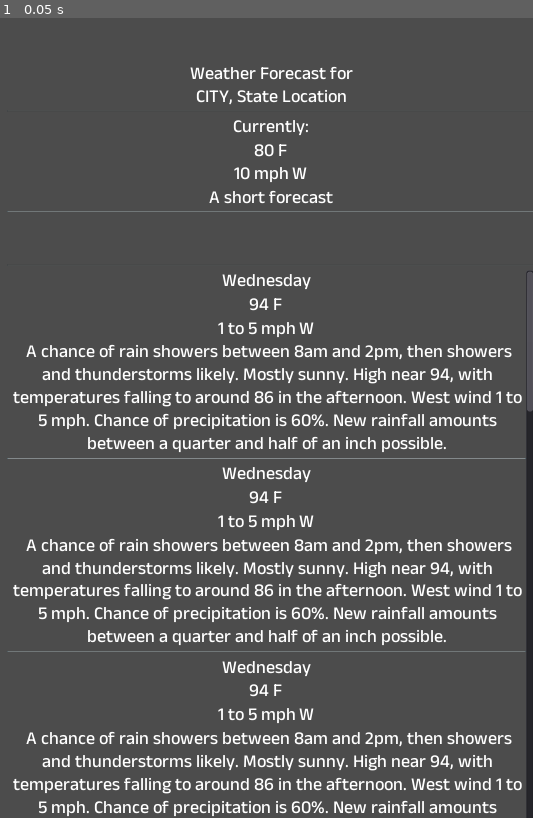
Above: before the commit, frame 1.
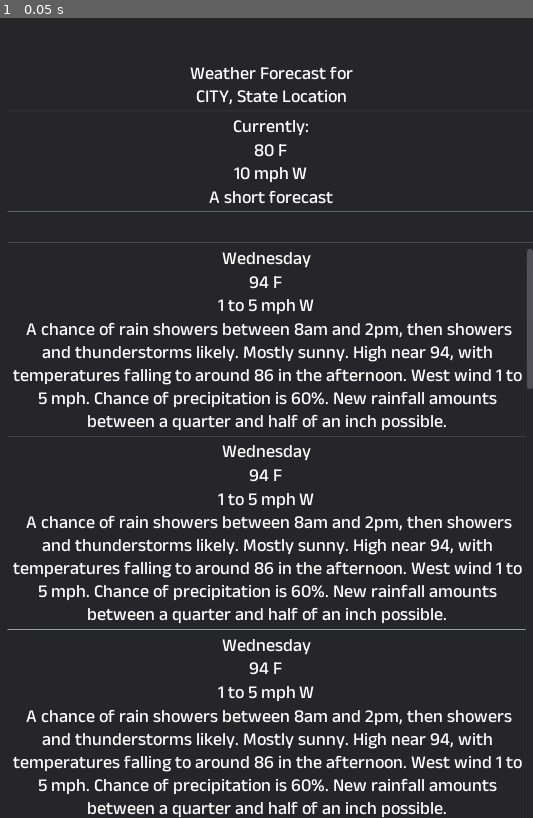
Above: after the commit, the same moment.

Repository: ModeratePrawn/MiniWeather
Game: Godot game, scene res://Main.tscn
Same seed, same stepped clock (60 frames per second), same inputs: the game is played once before the commit and once after it.
Inputs:
- Up to frame 1 (0.05 s): no input

The runs differ from the first frame. In frame 1, 96% of the frame differs, in the area x 0-100%, y 0-100%.
Error in both runs: Invalid get index 'city' (on base: 'Nil'). (res://Main.gd:41)

Commit message:
Minor Update
Minor formatting update. 

*Fix HourlyScroll formatting
*Added Background Color
*Updated font for Hourly Forecast.

Diff:
--- a/Main.tscn
+++ b/Main.tscn
@@ -22,6 +22,10 @@
 
 [node name="GUI" type="CanvasLayer" parent="."]
 follow_viewport_enable = true
+
+[node name="Panel" type="Panel" parent="GUI"]
+anchor_right = 1.0
+anchor_bottom = 1.0
 
 [node name="Forecasts" type="MarginContainer" parent="GUI"]
 anchor_right = 1.0
@@ -35,7 +39,7 @@
 margin_left = 10.0
 margin_top = 60.0
 margin_right = 722.0
-margin_bottom = 1160.0
+margin_bottom = 1130.0
 
 [node name="Header" type="VBoxContainer" parent="GUI/Forecasts/Window"]
 margin_right = 712.0
@@ -145,24 +149,22 @@
 [node name="HourlyScroll" type="ScrollContainer" parent="GUI/Forecasts/Window"]
 margin_top = 208.0
 margin_right = 712.0
-margin_bottom = 268.0
-rect_min_size = Vector2( 75, 60 )
-size_flags_horizontal = 3
-size_flags_vertical = 3
+margin_bottom = 238.0
+rect_min_size = Vector2( 0, 30 )
 scroll_vertical_enabled = false
 
 [node name="HourlyCast" type="HBoxContainer" parent="GUI/Forecasts/Window/HourlyScroll"]
 alignment = 1
 
 [node name="HSeparator3" type="HSeparator" parent="GUI/Forecasts/Window"]
-margin_top = 272.0
+margin_top = 242.0
 margin_right = 712.0
-margin_bottom = 276.0
+margin_bottom = 246.0
 
 [node name="WeeklyScroll" type="ScrollContainer" parent="GUI/Forecasts/Window"]
-margin_top = 280.0
+margin_top = 250.0
 margin_right = 712.0
-margin_bottom = 1100.0
+margin_bottom = 1070.0
 rect_min_size = Vector2( 0, 820 )
 size_flags_horizontal = 3
 size_flags_vertical = 3
--- a/T0.tscn
+++ b/T0.tscn
@@ -1,4 +1,6 @@
-[gd_scene format=2]
+[gd_scene load_steps=2 format=2]
+
+[ext_resource path="res://new_dynamicfont.tres" type="DynamicFont" id=1]
 
 [node name="T0" type="VBoxContainer"]
 margin_right = 66.0
@@ -8,44 +10,50 @@
 alignment = 1
 
 [node name="DateTime" type="Label" parent="."]
-margin_right = 66.0
-margin_bottom = 14.0
+margin_right = 104.0
+margin_bottom = 28.0
+custom_fonts/font = ExtResource( 1 )
 text = "DateTime"
 align = 1
 
 [node name="T0Temp" type="HBoxContainer" parent="."]
-margin_top = 18.0
-margin_right = 66.0
-margin_bottom = 32.0
+margin_top = 32.0
+margin_right = 104.0
+margin_bottom = 60.0
 alignment = 1
 
 [node name="Temp" type="Label" parent="T0Temp"]
-margin_left = 19.0
-margin_right = 35.0
-margin_bottom = 14.0
+margin_left = 29.0
+margin_right = 57.0
+margin_bottom = 28.0
+custom_fonts/font = ExtResource( 1 )
 text = "80"
 align = 1
 
 [node name="Unit" type="Label" parent="T0Temp"]
-margin_left = 39.0
-margin_right = 46.0
-margin_bottom = 14.0
+margin_left = 61.0
+margin_right = 74.0
+margin_bottom = 28.0
+custom_fonts/font = ExtResource( 1 )
 text = "F"
 align = 1
 
 [node name="T0Wind" type="HBoxContainer" parent="."]
-margin_top = 36.0
-margin_right = 66.0
-margin_bottom = 50.0
+margin_top = 64.0
+margin_right = 104.0
+margin_bottom = 92.0
 alignment = 1
 
 [node name="WindSpeed" type="Label" parent="T0Wind"]
-margin_right = 49.0
-margin_bottom = 14.0
+margin_left = 1.0
+margin_right = 78.0
+margin_bottom = 28.0
+custom_fonts/font = ExtResource( 1 )
 text = "10 mph"
 
 [node name="Direction" type="Label" parent="T0Wind"]
-margin_left = 53.0
-margin_right = 66.0
-margin_bottom = 14.0
+margin_left = 82.0
+margin_right = 103.0
+margin_bottom = 28.0
+custom_fonts/font = ExtResource( 1 )
 text = "W"
Not shown, changed: export_presets.cfg
